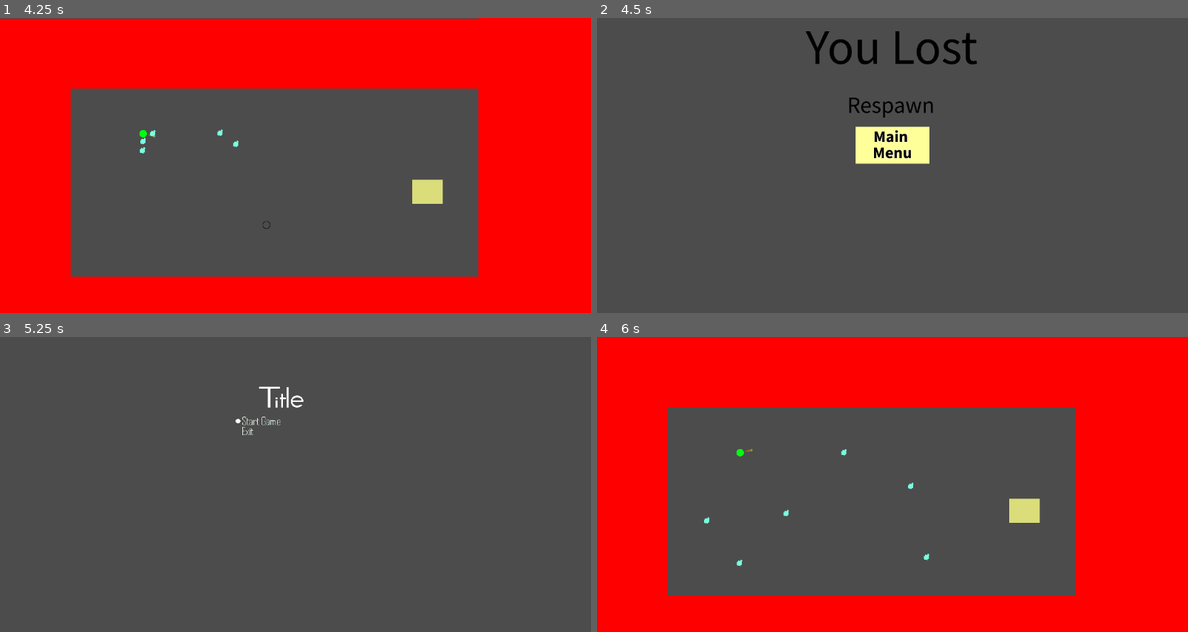
Above: before the commit, frames 1-4 (two rows, left to right).
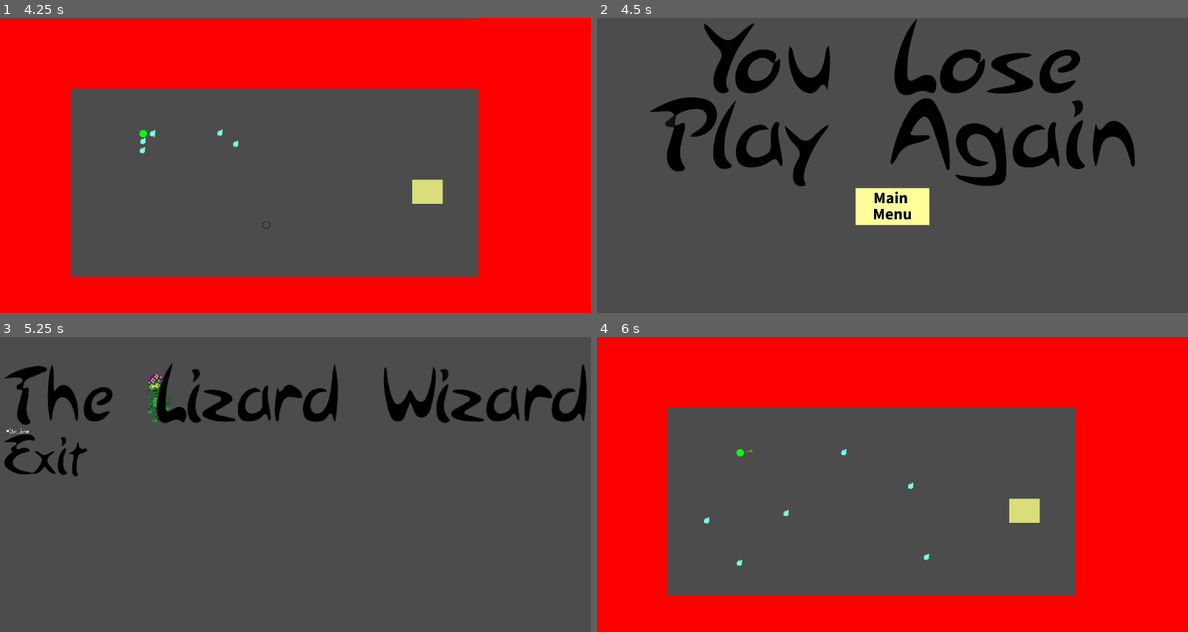
Above: after the commit, the same moments.

Repository: bentuttle2000/Game-Jam-F2021-2pm
Game: Godot game, scene res://Stages/StageOne.tscn
Two runs of this game, one before a commit and one after it. Both use one fixed random seed, a clock stepped at 60 frames per second and the inputs below.
Inputs (mouse positions are in pixels of both pictures, inside the frame that each line leads up to; where the layout moved, square brackets give the same spot in the first picture):
- Up to frame 1 (4.25 s): move the mouse to (425, 150) at 0.52 s; press the mouse at (425, 150) at 0.53 s; hold D (ui_right) 0.53-1.28 s; move the mouse to (177, 180) at 1.27 s; release the mouse at (177, 180) at 1.28 s; hold S (ui_down) 1.28-2.03 s; tap E (use_action) at 1.35, 2.85 s; move the mouse to (354, 100) at 2.02 s; press the mouse at (354, 100) at 2.03 s; hold D (ui_right) 2.03-2.78 s; move the mouse to (265, 224) at 2.77 s; release the mouse at (265, 224) at 2.78 s; hold W (ui_up) 2.78-3.53 s; move the mouse to (472, 209) at 3.52 s; press the mouse at (472, 209) at 3.53 s; hold A (ui_left) from 3.53 s (still down)
- Up to frame 2 (4.5 s): keep holding A (ui_left); move the mouse to (715, 121) at 4.27 s; release the mouse at (715, 121) at 4.28 s; tap E (use_action) at 4.35 s
- Up to frame 3 (5.25 s): release A (ui_left) at 5 s; click (295, 525) [295, 463] at 5 s
- Up to frame 4 (6 s): click (892, 431) [892, 419] at 5.75 s

Frame 1 is identical in both runs. In frame 2, 13% of the frame differs, in the area x 9-91%, y 0-71%; in frame 3, 6.1%; in frame 4, less than 0.1%.

Commit message:
Started Replacing GUI Elements

Diff:
--- a/GameJam/Stages/LoseScreen.tscn
+++ b/GameJam/Stages/LoseScreen.tscn
@@ -2,8 +2,8 @@
 
 [ext_resource path="res://LoseScreen.gd" type="Script" id=1]
 [ext_resource path="res://Assets/MainMenuButton.png" type="Texture" id=2]
-[ext_resource path="res://Assets/YouLoseCard.png" type="Texture" id=3]
-[ext_resource path="res://Assets/Respawn Button.png" type="Texture" id=4]
+[ext_resource path="res://Assets/PlayAgainButton.png" type="Texture" id=3]
+[ext_resource path="res://Assets/YouLose.png" type="Texture" id=4]
 
 [node name="LoseScreen" type="Node"]
 script = ExtResource( 1 )
@@ -22,29 +22,29 @@
 margin_bottom = 640.0
 
 [node name="TextureRect" type="TextureRect" parent="MarginContainer/VBoxContainer"]
-margin_left = 415.0
-margin_right = 865.0
-margin_bottom = 150.0
+margin_left = 232.0
+margin_right = 1047.0
+margin_bottom = 168.0
 size_flags_horizontal = 4
-texture = ExtResource( 3 )
+texture = ExtResource( 4 )
 
 [node name="VBoxContainer" type="VBoxContainer" parent="MarginContainer/VBoxContainer"]
-margin_top = 154.0
+margin_top = 172.0
 margin_right = 1280.0
-margin_bottom = 316.0
+margin_bottom = 449.0
 
 [node name="Respawn" type="TextureButton" parent="MarginContainer/VBoxContainer/VBoxContainer"]
-margin_left = 521.0
-margin_right = 759.0
-margin_bottom = 78.0
+margin_left = 113.0
+margin_right = 1166.0
+margin_bottom = 193.0
 size_flags_horizontal = 4
-texture_normal = ExtResource( 4 )
+texture_normal = ExtResource( 3 )
 
 [node name="MainMenu" type="TextureButton" parent="MarginContainer/VBoxContainer/VBoxContainer"]
 margin_left = 560.0
-margin_top = 82.0
+margin_top = 197.0
 margin_right = 720.0
-margin_bottom = 162.0
+margin_bottom = 277.0
 size_flags_horizontal = 4
 texture_normal = ExtResource( 2 )
 
--- a/GameJam/Stages/SplashScene.tscn
+++ b/GameJam/Stages/SplashScene.tscn
@@ -1,19 +1,20 @@
 [gd_scene load_steps=4 format=2]
 
-[ext_resource path="res://Assets/SplashScreen.png" type="Texture" id=1]
+[ext_resource path="res://Assets/NovaLogo.jpg" type="Texture" id=1]
 [ext_resource path="res://Objects/SceneTransition.tscn" type="PackedScene" id=2]
 [ext_resource path="res://Objects/SplashScene.gd" type="Script" id=3]
 
 [node name="Splash" type="Sprite"]
 position = Vector2( 640, 320 )
+scale = Vector2( 3.57542, 2.99065 )
 texture = ExtResource( 1 )
 script = ExtResource( 3 )
 
 [node name="SceneTransition" parent="." instance=ExtResource( 2 )]
-margin_left = -640.0
-margin_top = -320.0
-margin_right = -640.0
-margin_bottom = -320.0
+margin_left = -179.0
+margin_top = -107.0
+margin_right = -179.0
+margin_bottom = -107.0
 
 [node name="Timer" type="Timer" parent="."]
 wait_time = 1.5
--- a/GameJam/Stages/StartScreen.tscn
+++ b/GameJam/Stages/StartScreen.tscn
@@ -2,8 +2,8 @@
 
 [ext_resource path="res://Assets/start game button.png.png" type="Texture" id=1]
 [ext_resource path="res://Assets/StartButton_Selected.png" type="Texture" id=2]
-[ext_resource path="res://Assets/Title Card.png" type="Texture" id=3]
-[ext_resource path="res://Assets/exit button.png" type="Texture" id=4]
+[ext_resource path="res://Assets/ThelizardWizard.png" type="Texture" id=3]
+[ext_resource path="res://Assets/ExitButton.png" type="Texture" id=4]
 [ext_resource path="res://Assets/ExitButton_Selected.png" type="Texture" id=5]
 [ext_resource path="res://Stages/StartScreen.gd" type="Script" id=6]
 
@@ -15,6 +15,10 @@
 [node name="MarginContainer" type="MarginContainer" parent="."]
 anchor_right = 1.0
 anchor_bottom = 1.0
+margin_left = 8.0
+margin_right = 1298.0
+margin_bottom = -218.0
+rect_scale = Vector2( 0.491563, 0.549109 )
 custom_constants/margin_right = 0
 custom_constants/margin_top = 100
 custom_constants/margin_left = 0
@@ -24,33 +28,32 @@
 }
 
 [node name="VBoxContainer" type="VBoxContainer" parent="MarginContainer"]
-margin_left = 498.0
 margin_top = 100.0
-margin_right = 782.0
-margin_bottom = 620.0
+margin_right = 2570.0
+margin_bottom = 551.0
 size_flags_horizontal = 4
 custom_constants/separation = 16
 
 [node name="Title Image" type="TextureRect" parent="MarginContainer/VBoxContainer"]
-margin_right = 284.0
-margin_bottom = 57.0
+margin_right = 2570.0
+margin_bottom = 246.0
 texture = ExtResource( 3 )
 
 [node name="VBoxContainer" type="VBoxContainer" parent="MarginContainer/VBoxContainer"]
-margin_top = 73.0
-margin_right = 284.0
-margin_bottom = 113.0
+margin_top = 262.0
+margin_right = 2570.0
+margin_bottom = 451.0
 
 [node name="StartButton" type="TextureButton" parent="MarginContainer/VBoxContainer/VBoxContainer"]
-margin_right = 284.0
+margin_right = 2570.0
 margin_bottom = 18.0
 texture_normal = ExtResource( 1 )
 texture_focused = ExtResource( 2 )
 
 [node name="ExitButton" type="TextureButton" parent="MarginContainer/VBoxContainer/VBoxContainer"]
 margin_top = 22.0
-margin_right = 284.0
-margin_bottom = 40.0
+margin_right = 2570.0
+margin_bottom = 189.0
 texture_normal = ExtResource( 4 )
 texture_focused = ExtResource( 5 )
 
--- a/GameJam/Stages/WinScene.tscn
+++ b/GameJam/Stages/WinScene.tscn
@@ -1,29 +1,29 @@
 [gd_scene load_steps=5 format=2]
 
 [ext_resource path="res://Objects/SceneTransition.tscn" type="PackedScene" id=1]
-[ext_resource path="res://Assets/WinScreen.png" type="Texture" id=2]
+[ext_resource path="res://Assets/YouWin.png" type="Texture" id=2]
 [ext_resource path="res://Assets/MainMenuButton.png" type="Texture" id=3]
 [ext_resource path="res://WinScene.gd" type="Script" id=4]
 
 [node name="WinScene" type="Sprite"]
-position = Vector2( 640, 320 )
+position = Vector2( 664, 176 )
 texture = ExtResource( 2 )
 script = ExtResource( 4 )
 
 [node name="TextureButton" type="TextureButton" parent="."]
 margin_left = -80.0
-margin_top = 88.0
+margin_top = 216.0
 margin_right = 80.0
-margin_bottom = 168.0
+margin_bottom = 296.0
 texture_normal = ExtResource( 3 )
 __meta__ = {
 "_edit_use_anchors_": false
 }
 
 [node name="SceneTransition" parent="." instance=ExtResource( 1 )]
-margin_left = -640.0
-margin_top = -320.0
-margin_right = -640.0
-margin_bottom = -320.0
+margin_left = -664.0
+margin_top = -176.0
+margin_right = -115.0
+margin_bottom = 308.0
 
 [connection signal="button_up" from="TextureButton" to="." method="_on_TextureButton_button_up"]
Binary file added: GameJam/Assets/ExitButton.png
Not shown, added: GameJam/Assets/ExitButton.png.import
Binary file added: GameJam/Assets/NovaLogo.jpg
Not shown, added: GameJam/Assets/NovaLogo.jpg.import
Binary file added: GameJam/Assets/PlayAgainButton.png
Not shown, added: GameJam/Assets/PlayAgainButton.png.import
Binary file added: GameJam/Assets/StartGameButton.png
Not shown, added: GameJam/Assets/StartGameButton.png.import
Binary file added: GameJam/Assets/ThelizardWizard.png
Not shown, added: GameJam/Assets/ThelizardWizard.png.import
Binary file added: GameJam/Assets/YouLose.png
Not shown, added: GameJam/Assets/YouLose.png.import
(and 2 more such lines)
